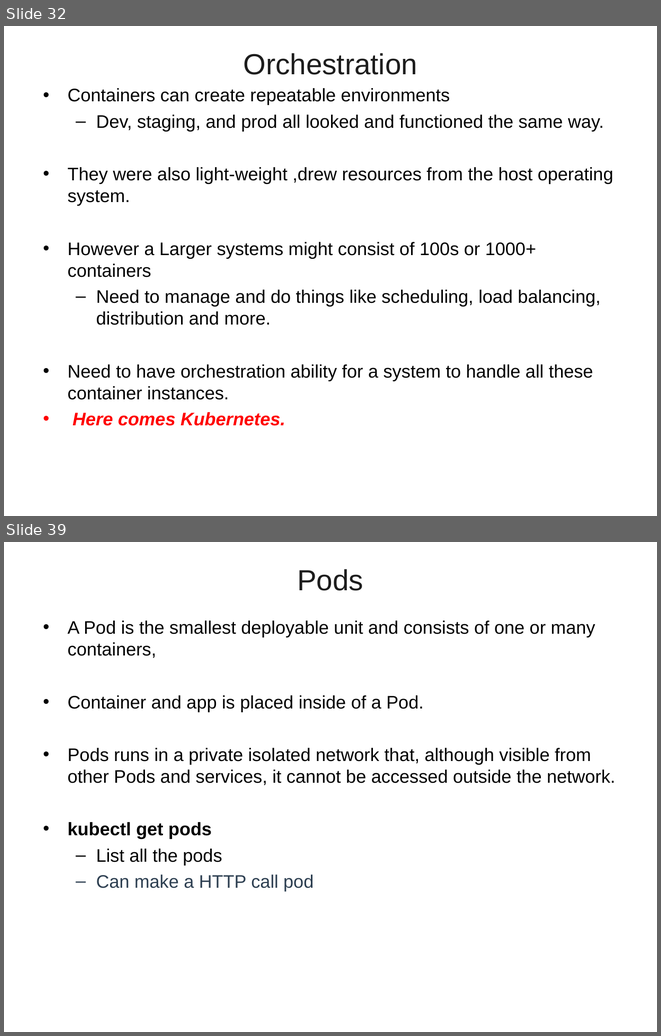
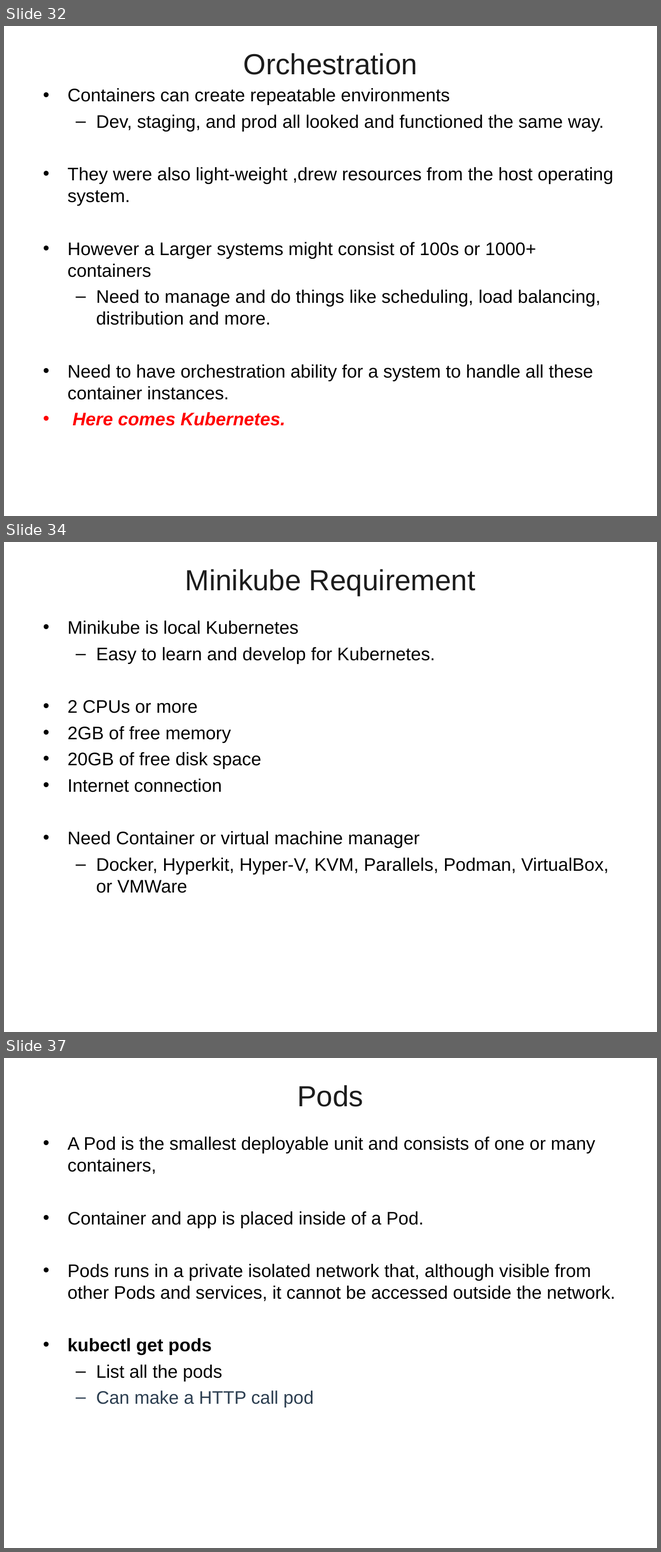
Before and after one commit to vatsanTraining/corejava, a slide deck: Dockers.ppt. Shown one above the other, each under a label of ours: slides 32 and 39 before the commit, slides 32, 34 and 37 after it; the slides between them are not shown. The pictures are 661x1036 and 661x1552 pixels, drawn with LibreOffice and Linux fonts; fonts in the diff are those of the drawing; background and template pictures are left out. Boxes give left, top, right and bottom in pixels: in the first picture for what was removed or moved away, otherwise in the second. Text is boxed around its words. In the diff, an @@ line names an element or a change of style, - is before the commit and + after.

```diff
--- a/Dockers.ppt
+++ b/Dockers.ppt
@@ slide 34 added at bbox=[4, 542, 657, 1032], background picture (left out) @@
@@ title added at bbox=[185, 569, 475, 596], 32 pt, text #1C1C1C @@
+Minikube Requirement
@@ text added at bbox=[68, 620, 609, 893], 20 pt, text #000000 @@
+• Minikube is local Kubernetes
+  – Easy to learn and develop for Kubernetes.
+• 2 CPUs or more
+• 2GB of free memory
+• 20GB of free disk space
+• Internet connection
+• Need Container or virtual machine manager
+  – Docker, Hyperkit, Hyper-V, KVM, Parallels, Podman, VirtualBox, or VMWare
@@ what was slide 39 is now slide 37 @@
```
Also in this commit, not shown: 4 slides changed.
